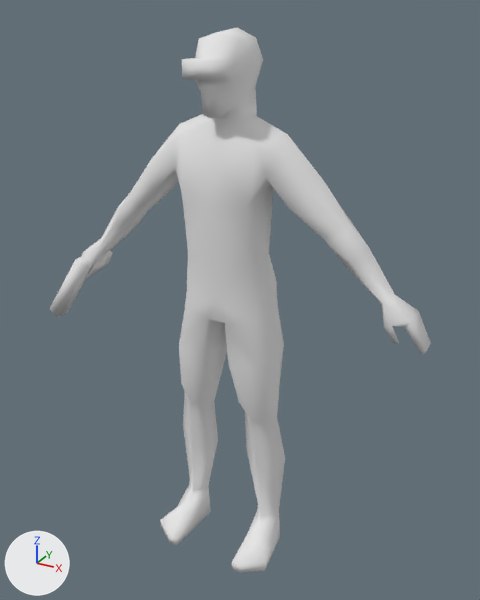
What one commit did to the Blender file art/characters/assassins/assasinsuitrig.blend.
Both versions are drawn from a 50 mm lens placed at (7.88, -13.83, 34.37), pointed at (0.21, 0.12, 27.39). Every picture has the same lights, and +X, +Y and +Z are marked at lower left.

Script lines for the objects in view, before the commit:
```python
mat_material = diffuse_material('Material')
mat_material.base_color = (0.8, 0.8, 0.8)  # white #e7e7e7
me_obj0000185_001 = bpy.data.meshes.new('OBJ0000185.001')
me_obj0000185_001.from_pydata(...)  # 282 vertices, 376 faces; spans x -39.5..34.9, y -52.0..-34.8, z 0.6..95.0
me_obj0000185_001.materials.append(mat_material)  # white #e7e7e7
ob_obj0000185_001 = bpy.data.objects.new('OBJ0000185.001', me_obj0000185_001)
ob_obj0000185_001.location = (0.0, 6.04, 19.93)
ob_obj0000185_001.scale = (0.148, 0.148, 0.148)
```
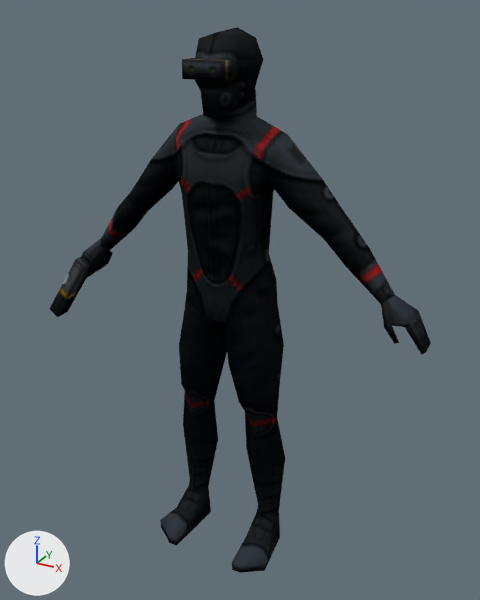
The newer file is also turned or shifted as a whole; pictures and numbers use the older file's frame.

Where the change shows, as pixel boxes (x1, y1, x2, y2) in the pictures (480 x 600 px):
'OBJ0000185.001', surface changed (grey to black)
    both: (49, 27, 431, 573)

The edits, one by one:
Picture 'Material Diffuse Color' (img_material_diffuse_color) is new.
In material 'Material' (mat_material), base_color is no longer (0.8, 0.8, 0.8), white #e7e7e7.
Material 'Material' (mat_material) is now built by principled_material('Material') instead of diffuse_material('Material').
In material 'Material' (mat_material), texture is now set to img_material_diffuse_color, with its transparency.
In material 'Material' (mat_material), specular_ior_level is now set to 0.0.
